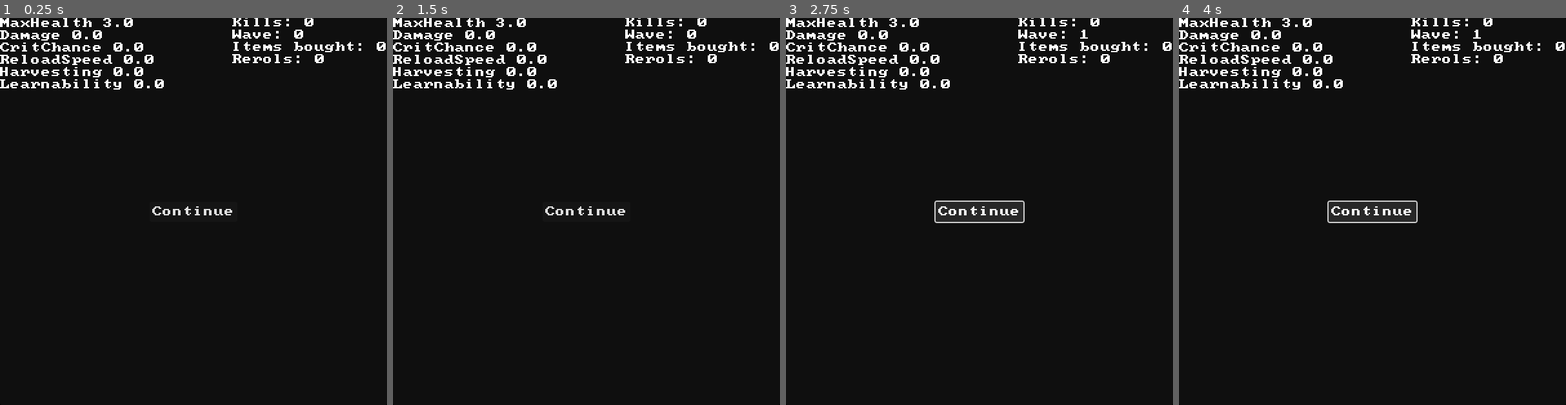
Above: before the commit, frames 1-4 (left to right).
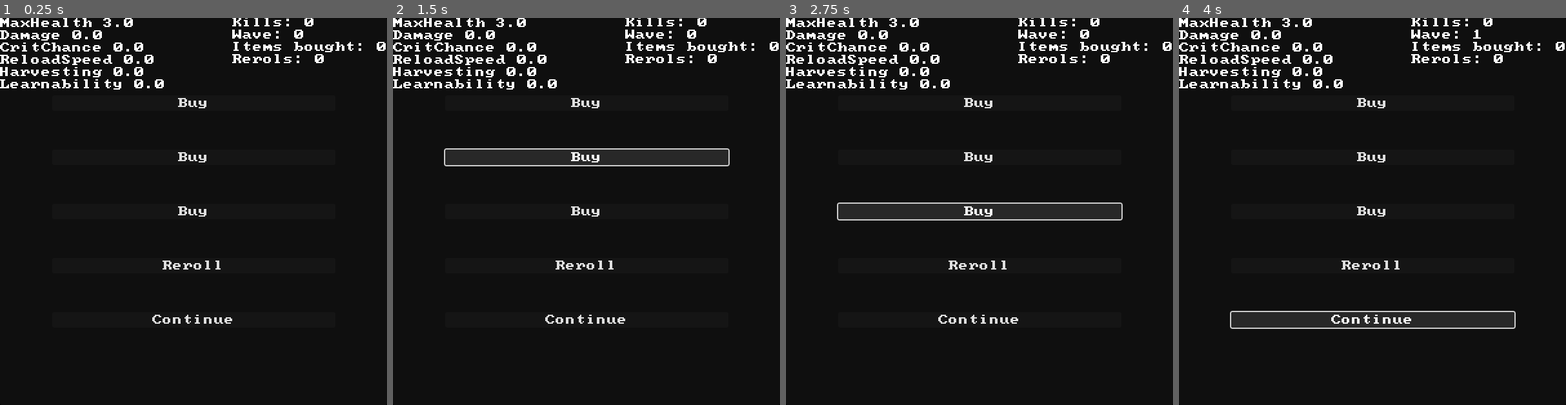
Above: after the commit, the same moments.

Repository: Iviv122/spacefortress
Game: Godot game, scene res://scenes/shopping.tscn
Same seed, same stepped clock (60 frames per second), same inputs: the game is played once before the commit and once after it. This scene is started directly instead of the project's main scene.
Inputs (mouse positions are in pixels of both pictures, inside the frame that each line leads up to):
- Up to frame 1 (0.25 s): no input
- Up to frame 2 (1.5 s): click (586, 103) at 0.5 s, where only the run after the commit has a clickable "Buy"; click (586, 157) at 1.25 s, where only the run after the commit has a clickable "Buy"
- Up to frame 3 (2.75 s): click (979, 211) at 2 s, where only the run after the commit has a clickable "Buy"
- Up to frame 4 (4 s): click (1372, 265) at 2.75 s, where only the run after the commit has a clickable "Reroll"; click "Continue" at 3.5 s

The runs differ from the first frame. In frame 1, 0.7% of the frame differs, in the area x 39-60%, y 20-79%; in frame 2, 4.0%; in frame 3, 3.5%; in frame 4, 4.4%, in the area x 13-87%, y 20-81%.

Commit message:
Shop layout

Diff:
--- a/objects/gameplay/enemy/enemy.gd
+++ b/objects/gameplay/enemy/enemy.gd
@@ -32,7 +32,7 @@
 
 func SetDir(a: Vector2) -> void:
     dir = a * speed
-    rotation = dir.angle()
+    global_rotation = dir.angle()
 
 
 func _process(delta):
--- a/objects/shopping/buy_button.gd
+++ /dev/null
@@ -1,11 +0,0 @@
-extends Node
-
-
-# Called when the node enters the scene tree for the first time.
-func _ready() -> void:
-	pass # Replace with function body.
-
-
-# Called every frame. 'delta' is the elapsed time since the previous frame.
-func _process(delta: float) -> void:
-	pass
--- a/objects/shopping/reroll_button.gd
+++ /dev/null
@@ -1,11 +0,0 @@
-extends Node
-
-
-# Called when the node enters the scene tree for the first time.
-func _ready() -> void:
-	pass # Replace with function body.
-
-
-# Called every frame. 'delta' is the elapsed time since the previous frame.
-func _process(delta: float) -> void:
-	pass
--- /dev/null
+++ b/objects/shopping/shop/buy_button.gd
@@ -0,0 +1,5 @@
+extends Button
+class_name BuyButton
+
+func _ready() -> void:
+	text = "Buy"
--- /dev/null
+++ b/objects/shopping/shop/shop_menu.gd
@@ -0,0 +1,14 @@
+extends VBoxContainer
+class_name ShopMenu
+@export var option : int = 3
+
+func roll() ->void:
+	for i in range(0,option):
+		var c : BuyButton = BuyButton.new()
+		add_child(c)
+
+	add_child(RerollButton.new())
+	add_child(ExitButton.new())
+
+func _ready() -> void:
+	roll()
--- a/objects/shopping/shop_menu.gd
+++ /dev/null
@@ -1,11 +0,0 @@
-extends Node
-
-
-# Called when the node enters the scene tree for the first time.
-func _ready() -> void:
-	pass # Replace with function body.
-
-
-# Called every frame. 'delta' is the elapsed time since the previous frame.
-func _process(delta: float) -> void:
-	pass
--- a/objects/shopping/shopping_exit.gd
+++ b/objects/shopping/shopping_exit.gd
@@ -1,5 +1,8 @@
 extends Button
 class_name ExitButton
 
+func _ready():
+    text = "Continue"
+
 func _pressed() -> void:
     get_tree().call_group("stage_end","on_stage_end")
--- /dev/null
+++ b/objects/shopping/universal/reroll_button.gd
@@ -0,0 +1,6 @@
+extends Button
+class_name RerollButton
+
+# Called when the node enters the scene tree for the first time.
+func _ready() -> void:
+	text = "Reroll"
--- a/prefabs/menus/level_up.tscn
+++ b/prefabs/menus/level_up.tscn
@@ -1,6 +1,6 @@
 [gd_scene load_steps=2 format=3 uid="uid://lxalexo5gkqc"]
 
-[ext_resource type="Script" uid="uid://u3ja3acdhfce" path="res://objects/shopping/lvl_up_menu.gd" id="1_bmr4d"]
+[ext_resource type="Script" uid="uid://u3ja3acdhfce" path="res://objects/shopping/level up/lvl_up_menu.gd" id="1_bmr4d"]
 
 [node name="LevelUp" type="CanvasLayer"]
 
--- a/prefabs/menus/shopping_menu.tscn
+++ b/prefabs/menus/shopping_menu.tscn
@@ -1,6 +1,6 @@
 [gd_scene load_steps=4 format=3 uid="uid://8rw73ithuuwt"]
 
-[ext_resource type="Script" uid="uid://ctv4ktt76y8ie" path="res://objects/shopping/shopping_exit.gd" id="1_sui07"]
+[ext_resource type="Script" uid="uid://cvcbcqmb4lqb8" path="res://objects/shopping/shop/shop_menu.gd" id="1_ua0pw"]
 [ext_resource type="Script" uid="uid://b1yl5euvcnq7u" path="res://objects/ui/player_stats_label.gd" id="2_j67rq"]
 [ext_resource type="Script" uid="uid://deld4brjbauk7" path="res://objects/ui/session_stats_label.gd" id="3_gqjwt"]
 
@@ -15,7 +15,7 @@
 size_flags_horizontal = 6
 size_flags_vertical = 6
 
-[node name="HBoxContainer" type="HBoxContainer" parent="Panel"]
+[node name="HBoxContainer" type="VBoxContainer" parent="Panel"]
 z_index = 1
 layout_mode = 1
 anchors_preset = 8
@@ -33,12 +33,8 @@
 size_flags_vertical = 3
 theme_override_constants/separation = 60
 alignment = 1
-
-[node name="ExitButton" type="Button" parent="Panel/HBoxContainer"]
-layout_mode = 2
-text = "Continue"
-script = ExtResource("1_sui07")
-metadata/_custom_type_script = "uid://ctv4ktt76y8ie"
+script = ExtResource("1_ua0pw")
+metadata/_custom_type_script = "uid://cvcbcqmb4lqb8"
 
 [node name="PlayerStatsLabel" type="Label" parent="Panel"]
 layout_mode = 1
Renamed: objects/shopping/level_up.gd -> objects/shopping/level up/level_up.gd
Renamed: objects/shopping/level_up.gd.uid -> objects/shopping/level up/level_up.gd.uid
Renamed: objects/shopping/lvl_up_menu.gd -> objects/shopping/level up/lvl_up_menu.gd
Renamed: objects/shopping/lvl_up_menu.gd.uid -> objects/shopping/level up/lvl_up_menu.gd.uid
Renamed: objects/shopping/buy_button.gd.uid -> objects/shopping/shop/buy_button.gd.uid
Renamed: objects/shopping/shop_menu.gd.uid -> objects/shopping/shop/shop_menu.gd.uid
Renamed: objects/shopping/reroll_button.gd.uid -> objects/shopping/universal/reroll_button.gd.uid
